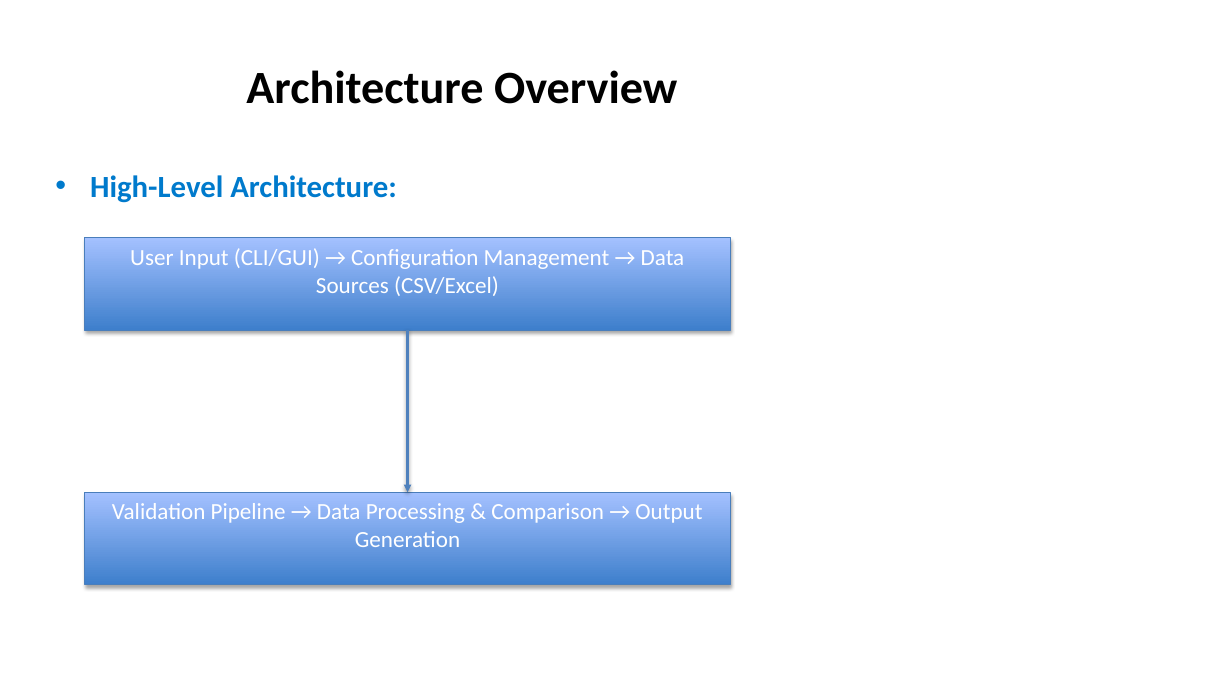
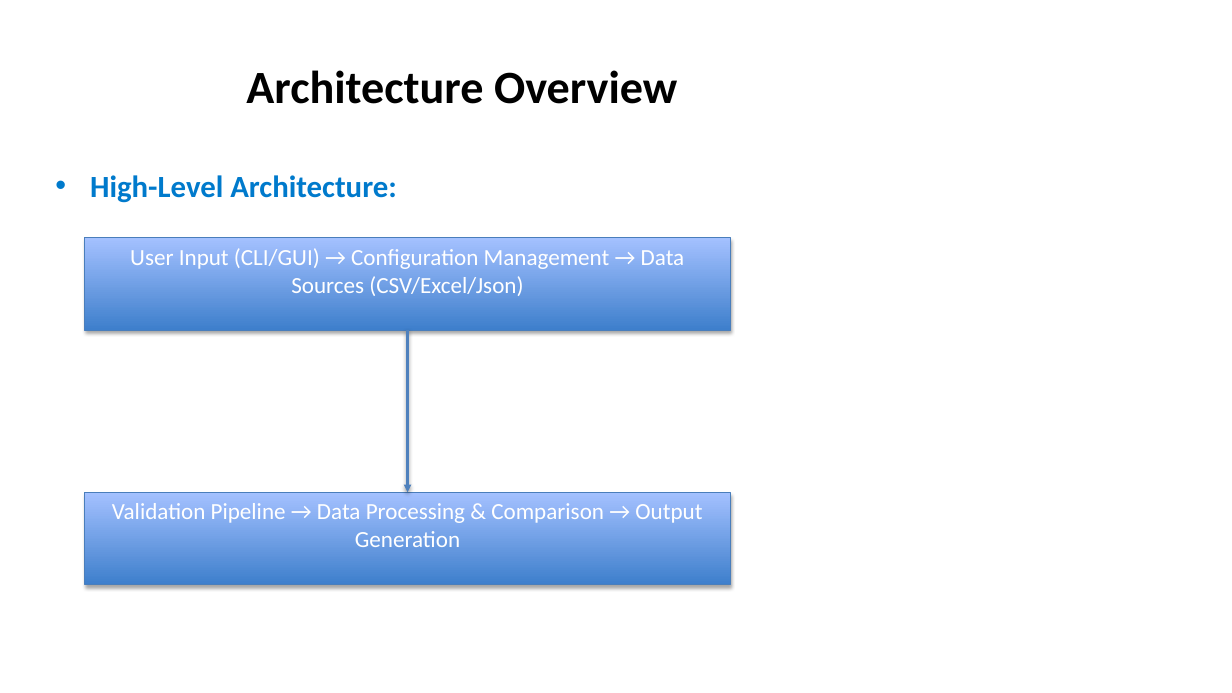
Before and after one commit to AvaniHS/data-validation-tool, a slide deck: slide 4 of documentation/Data_Validation_Tool_Overview.pptx. Drawn at 1232x693 pixels with LibreOffice and Linux fonts; fonts in the diff are those of the drawing. Boxes give left, top, right and bottom in pixels: in the first picture for what was removed or moved away, otherwise in the second. Text is boxed around its words. In the diff, an @@ line names an element or a change of style, - is before the commit and + after.

```diff
--- a/documentation/Data_Validation_Tool_Overview.pptx
+++ b/documentation/Data_Validation_Tool_Overview.pptx
@@ text in rectangle at (130, 248, 685, 296): text changed @@
-User Input (CLI/GUI) → Configuration Management → Data Sources (CSV/Excel)
+User Input (CLI/GUI) → Configuration Management → Data Sources (CSV/Excel/Json)
```
Also in this commit, not shown: 1 other slide changed, 33 other files.
